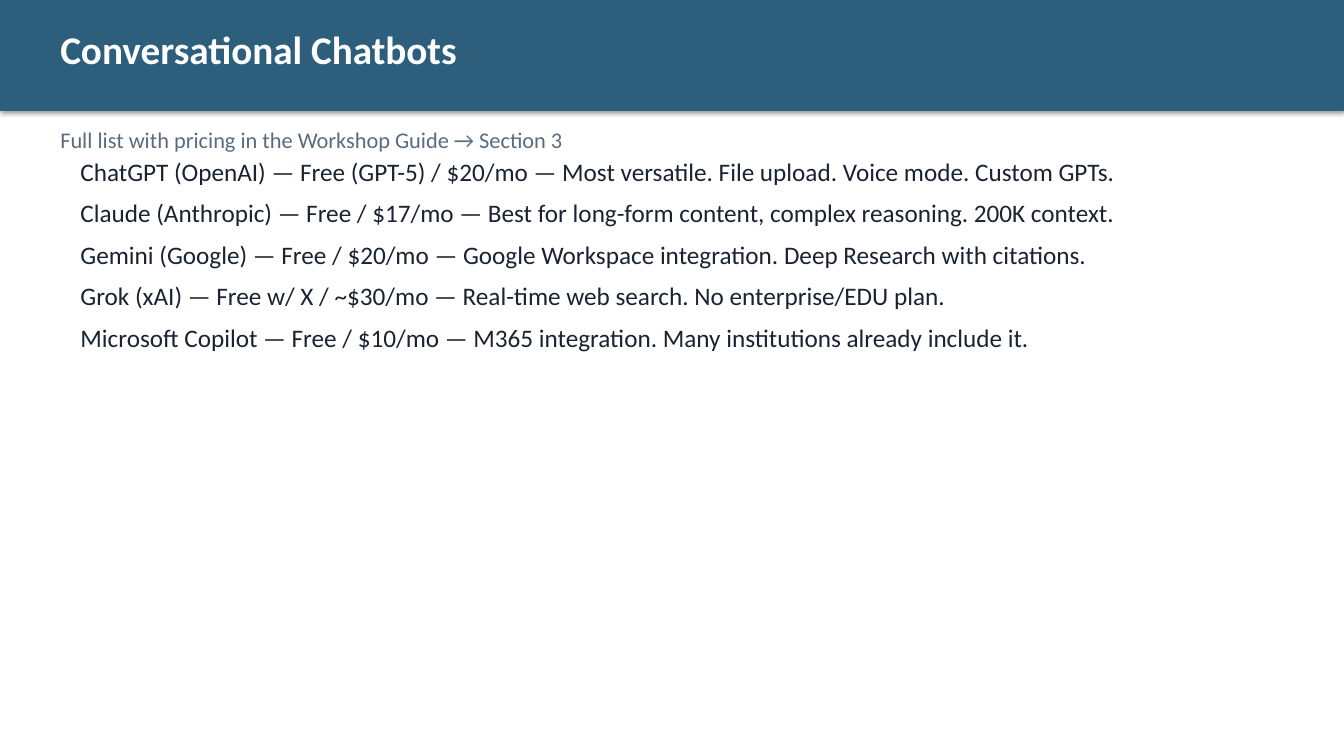
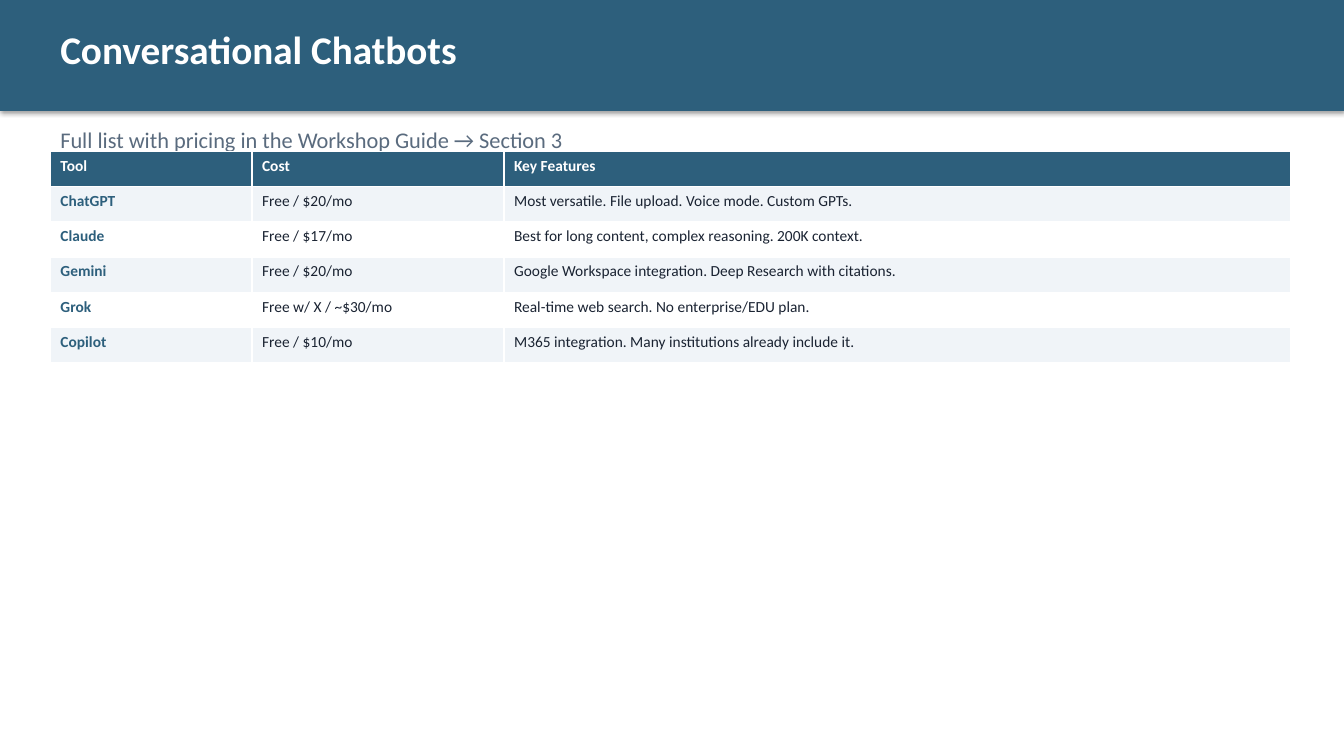
Before and after one commit to diana-brewer/digital-learning-unlocked, a slide deck: slide 10 of Digital Learning Unlocked - Slide Deck.pptx. Drawn at 1344x756 pixels with LibreOffice and Linux fonts; fonts in the diff are those of the drawing. Boxes give left, top, right and bottom in pixels: in the first picture for what was removed or moved away, otherwise in the second. Text is boxed around its words. In the diff, an @@ line names an element or a change of style, - is before the commit and + after.

Commit message:
Restyle slide deck with tables, callouts, and colored cards matching HTML design

```diff
--- a/Digital Learning Unlocked - Slide Deck.pptx
+++ b/Digital Learning Unlocked - Slide Deck.pptx
@@ table added at (50,151,1291,363), 6 rows, 3 columns @@
+Tool | Cost | Key Features
+ChatGPT | Free / $20/mo | Most versatile. File upload. Voice mode. Custom GPTs.
+Claude | Free / $17/mo | Best for long content, complex reasoning. 200K context.
+Gemini | Free / $20/mo | Google Workspace integration. Deep Research with citations.
+Grok | Free w/ X / ~$30/mo | Real-time web search. No enterprise/EDU plan.
+Copilot | Free / $10/mo | M365 integration. Many institutions already include it.
@@ text removed at (80,162,1114,352) @@
-ChatGPT (OpenAI) — Free (GPT-5) / $20/mo — Most versatile. File upload. Voice mode. Custom GPTs.
-Claude (Anthropic) — Free / $17/mo — Best for long-form content, complex reasoning. 200K context.
-Gemini (Google) — Free / $20/mo — Google Workspace integration. Deep Research with citations.
-Grok (xAI) — Free w/ X / ~$30/mo — Real-time web search. No enterprise/EDU plan.
-Microsoft Copilot — Free / $10/mo — M365 integration. Many institutions already include it.
```
Also in this commit, not shown: 20 other slides changed.
